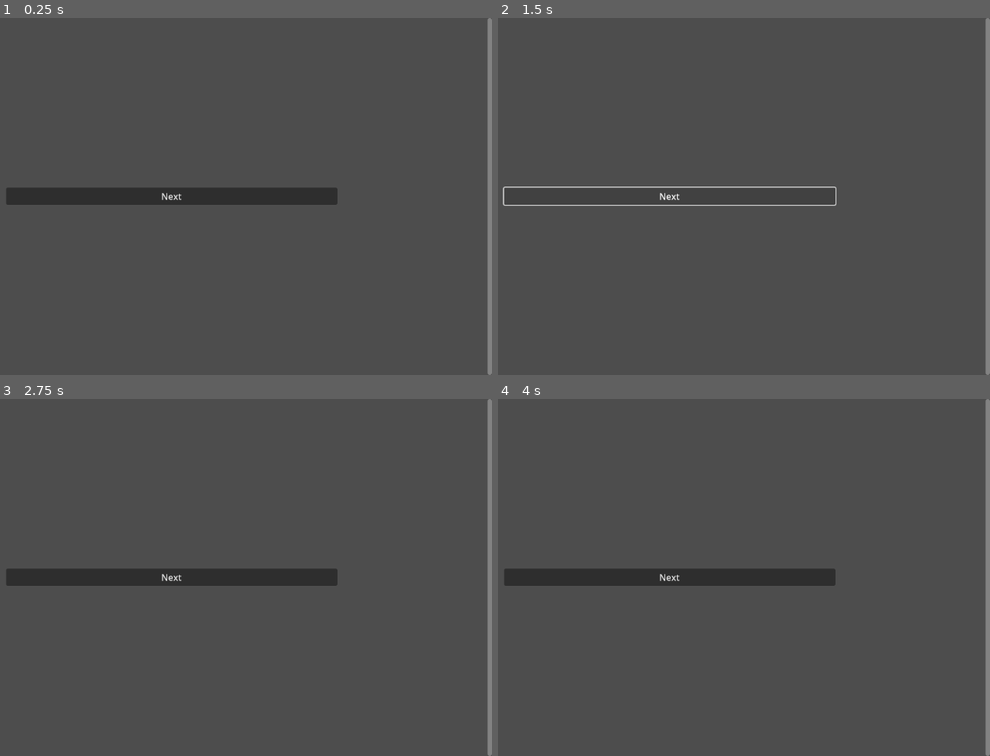
Above: before the commit, frames 1-4 (two rows, left to right).
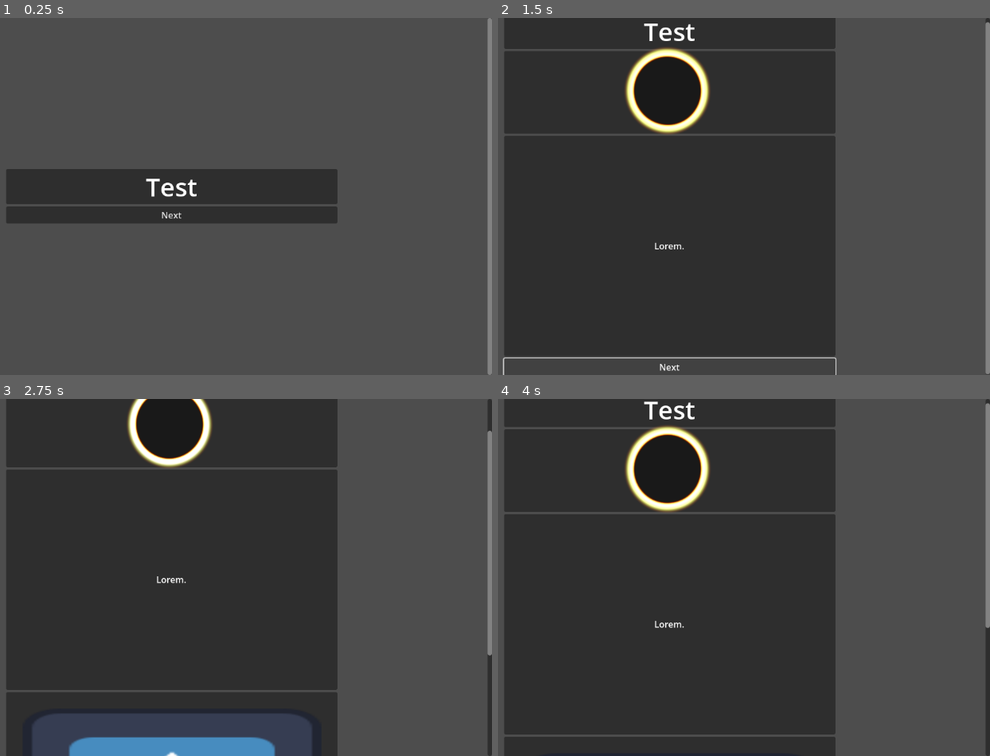
Above: after the commit, the same moments.

Repository: Iemontine/gamification-project
Game: Godot game, scene res://ui.tscn
Two runs of this game, one before a commit and one after it. Both use one fixed random seed, a clock stepped at 60 frames per second and the inputs below. The engine's default icon, where the game draws it, is replaced by a stand-in: a white triangle on a blue panel in a dark square.
Inputs (mouse positions are in pixels of both pictures, inside the frame that each line leads up to):
- Up to frame 1 (0.25 s): no input
- Up to frame 2 (1.5 s): click "Next" at 0.5 s; click "Next" at 1.25 s
- Up to frame 3 (2.75 s): tap Enter (ui_accept) at 2 s; drag from (172, 577) to (236, 498) at 2.02 s
- Up to frame 4 (4 s): tap Enter (ui_accept) at 2.75 s; drag from (542, 595) to (640, 648) at 2.77 s; move the mouse to (734, 498) at 3.52 s; hold Left (ui_left) from 3.53 s (still down)

The runs differ from the first frame. In frame 1, 6.9% of the frame differs, in the area x 1-69%, y 42-58%; in frame 2, 60%; in frame 3, 59%; in frame 4, 63%, in the area x 1-100%, y 0-100%.

Commit message:
added scrolling + next button, with smoothing

Diff:
--- a/scroller.gd
+++ b/scroller.gd
@@ -1,8 +1,16 @@
 extends VBoxContainer
 
+@onready var content_num = get_child_count()
+@onready var content_pos = 1
+@onready var content = get_children()
+@onready var scroller:SmoothScrollContainer = $"../.."
 
 # Called when the node enters the scene tree for the first time.
 func _ready() -> void:
+	for i in range(1, content_num - 1):
+		content[i].visible = false
+	content[0].visible = true
+	content[content_num - 1].visible = true
 	pass # Replace with function body.
 
 
@@ -12,4 +20,12 @@
 
 
 func _on_reveal_button_pressed() -> void:
-	pass # Replace with function body.
+	if content_pos < content_num - 1:
+		content[content_pos].visible = true
+		content_pos += 1
+
+	if content_pos >= content_num - 1:
+		content[content_num - 1].visible = false
+
+	await get_tree().create_timer(0.01).timeout
+	scroller.scroll_to_bottom()
--- a/ui.tscn
+++ b/ui.tscn
@@ -55,7 +55,6 @@
 script = ExtResource("3_ibotj")
 
 [node name="Title" type="PanelContainer" parent="ScrollContainer/CenterContainer/ContentContainer"]
-visible = false
 custom_minimum_size = Vector2(0, 60)
 layout_mode = 2
 mouse_filter = 1
@@ -71,7 +70,6 @@
 autowrap_mode = 3
 
 [node name="Panel" type="Panel" parent="ScrollContainer/CenterContainer/ContentContainer"]
-visible = false
 custom_minimum_size = Vector2(0, 150)
 layout_mode = 2
 mouse_filter = 1
@@ -80,7 +78,6 @@
 position = Vector2(296, 72)
 
 [node name="Section1" type="PanelContainer" parent="ScrollContainer/CenterContainer/ContentContainer"]
-visible = false
 custom_minimum_size = Vector2(500, 200)
 layout_mode = 2
 mouse_filter = 1
@@ -95,7 +92,6 @@
 autowrap_mode = 3
 
 [node name="PanelContainer" type="PanelContainer" parent="ScrollContainer/CenterContainer/ContentContainer"]
-visible = false
 clip_contents = true
 custom_minimum_size = Vector2(0, 411.92)
 layout_mode = 2
@@ -109,3 +105,5 @@
 layout_mode = 2
 mouse_filter = 1
 text = "Next"
+
+[connection signal="pressed" from="ScrollContainer/CenterContainer/ContentContainer/RevealButton" to="ScrollContainer/CenterContainer/ContentContainer" method="_on_reveal_button_pressed"]
